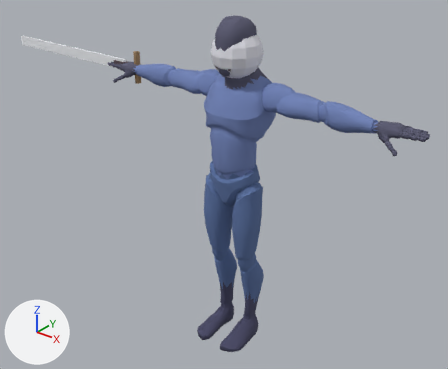
An edit to the glTF model assets/characters/desian.glb, drawn before and after from the same camera.
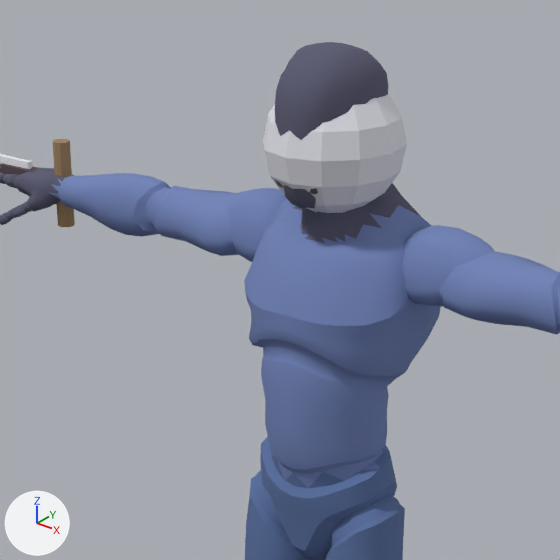
Old and new are each drawn whole from a camera (50 mm lens) standing at (1.811, -2.355, 2.389) and looking at (-0.185, 0.141, 0.842) and again close up on the part from 25% to 71% of the width and 0% to 56% of the height. The lights are fixed; the arrows at lower left show +X, +Y and +Z. The older version's two pictures come first. Vertices at exactly the same position are counted once.

Objects in the first close-up: 'Body_desian', 'helmet', 'sword_r_handle' and 2 more.
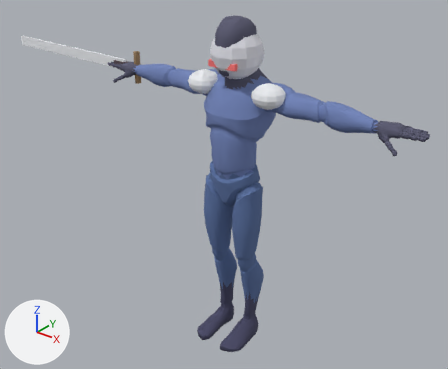
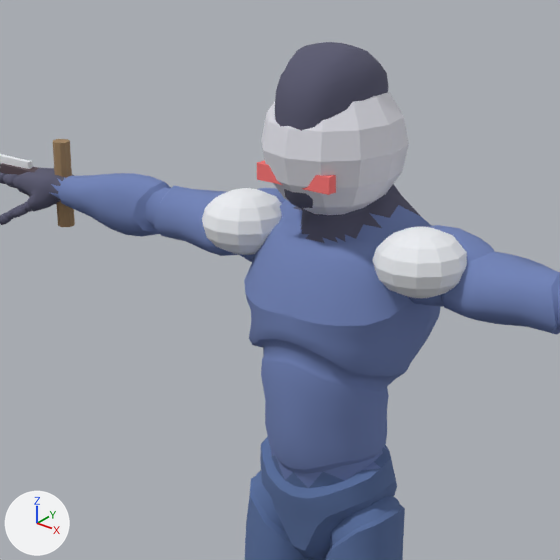
Pixel boxes (x1, y1, x2, y2) of what changed, in the close-ups (560 x 560 px):
'helmet', reshaped
    before: (263, 95, 407, 213)
    after: (261, 92, 409, 215)
'pauldron1', added
    after: (373, 227, 467, 298)
'pauldron-1', added
    after: (202, 188, 282, 255)
'visor', added (red)
    after: (257, 161, 336, 195)

Diff of the bpy script that builds the scene:
```diff
--- a/assets/characters/desian.glb.py
+++ b/assets/characters/desian.glb.py
@@ mat_visor_001 @@
+mat_visor_001 = principled_material('visor.001')
+mat_visor_001.base_color = (1.0, 0.188, 0.188)  # red #ff7878
+mat_visor_001.roughness = 1.0
@@ me_helmet @@
 # used by ob_helmet; location = (0.0, 0.0, 0.0)
-me_helmet.from_pydata(...)  # 86 vertices, 168 faces; spans x -0.125..0.125, y -0.128..0.147, z 1.53..1.78
+me_helmet.from_pydata(...)  # 86 vertices, 168 faces; spans x -0.128..0.128, y -0.131..0.151, z 1.527..1.783
+# me_helmet part 1: the whole mesh is rebuilt
 me_helmet.materials.append(mat_body_desian_accent)
@@ me_visor_001 @@
+me_visor_001.from_pydata(...)  # a box spanning x -0.08..0.08, y -0.11..-0.09, z 1.6..1.63
+me_visor_001.materials.append(mat_visor_001)  # red #ff7878
@@ me_pauldron_1_005 @@
+me_pauldron_1_005.from_pydata(...)  # a UV sphere (12 segments, 8 rings, poles along z) spanning x -0.285..-0.115, y -0.085..0.085, z 1.417..1.536
+me_pauldron_1_005.materials.append(mat_body_desian_metal)  # white #edeff4
@@ me_pauldron1_005 @@
+me_pauldron1_005.from_pydata(...)  # a UV sphere (12 segments, 8 rings, poles along z) spanning x 0.115..0.285, y -0.085..0.085, z 1.417..1.536
+me_pauldron1_005.materials.append(mat_body_desian_metal)  # white #edeff4
@@ ob_visor @@
+ob_visor = bpy.data.objects.new('visor', me_visor_001)
+ob_visor.location = (0.0, 0.0, 0.0)
@@ ob_pauldron_1 @@
+ob_pauldron_1 = bpy.data.objects.new('pauldron-1', me_pauldron_1_005)
+ob_pauldron_1.location = (0.0, 0.0, 0.0)
@@ ob_pauldron1 @@
+ob_pauldron1 = bpy.data.objects.new('pauldron1', me_pauldron1_005)
+ob_pauldron1.location = (0.0, 0.0, 0.0)
```
